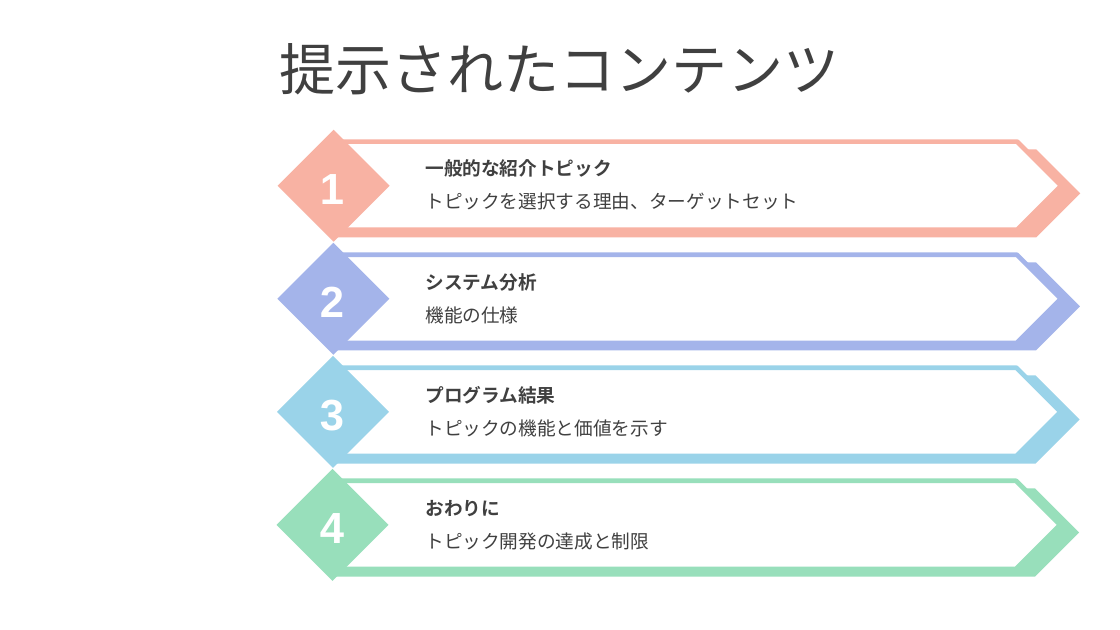
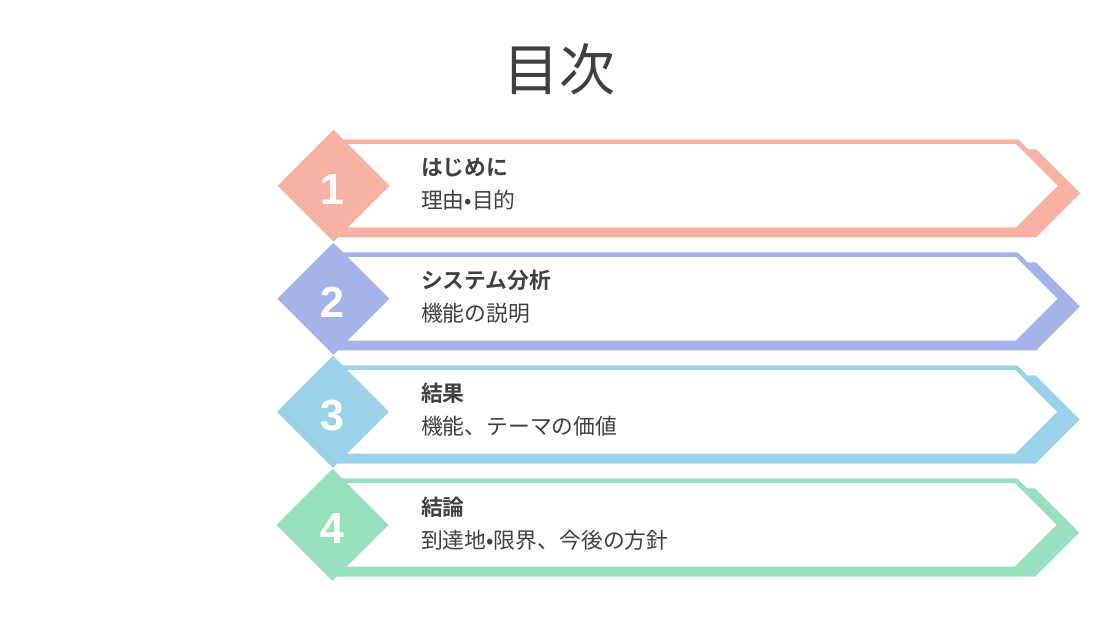
Before and after one commit to phamkhanhminhman/doan-laravel, a slide deck: slide 2 of Slide-Japanese.pptx. Drawn at 1120x630 pixels with LibreOffice and Linux fonts; fonts in the diff are those of the drawing; background and template pictures are left out. Boxes give left, top, right and bottom in pixels: in the first picture for what was removed or moved away, otherwise in the second. Text is boxed around its words. In the diff, an @@ line names an element or a change of style, - is before the commit and + after.

```diff
--- a/Slide-Japanese.pptx
+++ b/Slide-Japanese.pptx
@@ text at box(504, 43, 616, 95): text changed @@
-提示されたコンテンツ
+目次
@@ text at box(421, 157, 508, 177): text changed; size 12 to 14 pt @@
-一般的な紹介トピック
+はじめに
@@ text at box(421, 189, 516, 210): text changed; size 12 to 14 pt @@
-トピックを選択する理由、ターゲットセット
+理由・目的
@@ text "システム分析" at box(421, 269, 551, 290): size 12 to 14 pt @@
@@ text at box(421, 302, 530, 323): text changed; size 12 to 14 pt @@
-機能の仕様
+機能の説明
@@ text at box(421, 382, 465, 403): text changed; size 12 to 14 pt @@
-プログラム結果
+結果
@@ text at box(421, 415, 617, 436): text changed; size 12 to 14 pt @@
-トピックの機能と価値を示す
+機能、テーマの価値
@@ text at box(421, 496, 465, 517): text changed; size 12 to 14 pt @@
-おわりに
+結論
@@ text at box(421, 529, 668, 550): text changed; size 12 to 14 pt @@
-トピック開発の達成と制限
+到達地・限界、今後の方針
```
Also in this commit, not shown: 12 other slides changed, 7 slides added, 7 slides removed, 10 other files.
